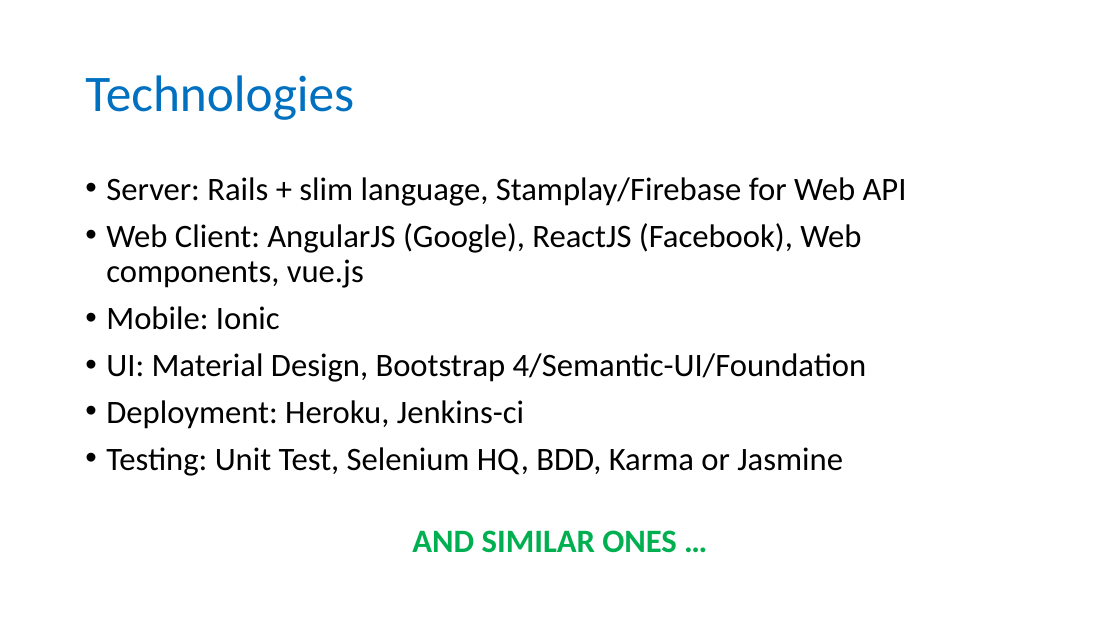
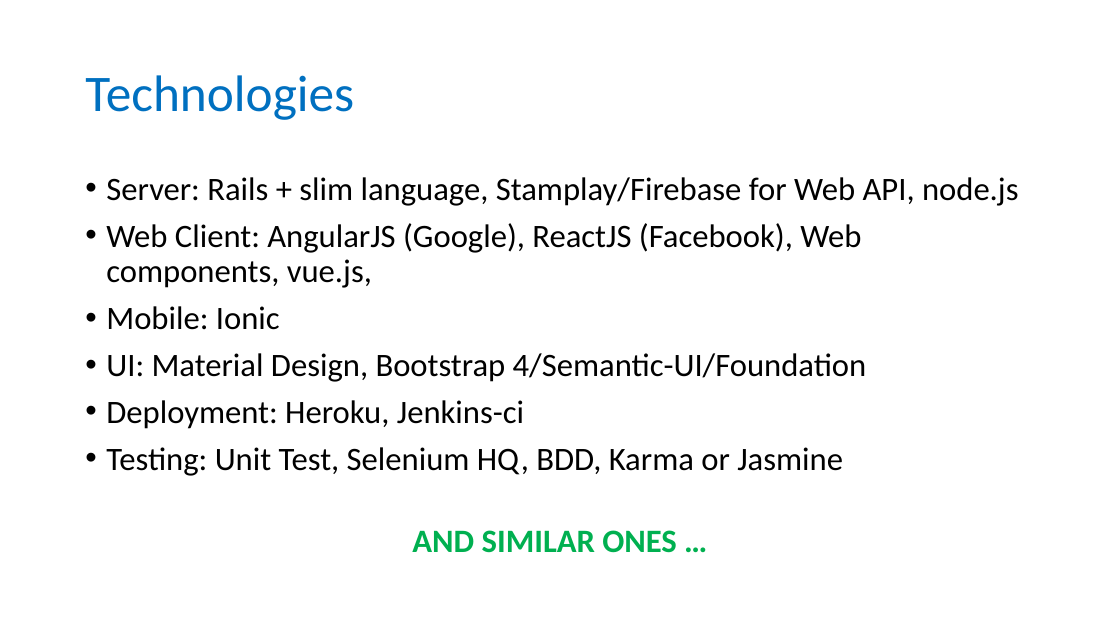
Before and after one commit to gitter-badger/SE2015-1, a slide deck: slide 2 of Slide/SE-projects-2015.pptx. Drawn at 1120x630 pixels with LibreOffice and Linux fonts; fonts in the diff are those of the drawing. Boxes give left, top, right and bottom in pixels: in the first picture for what was removed or moved away, otherwise in the second. Text is boxed around its words. In the diff, an @@ line names an element or a change of style, - is before the commit and + after.

```diff
--- a/Slide/SE-projects-2015.pptx
+++ b/Slide/SE-projects-2015.pptx
@@ text at (x1=106, y1=177, x2=1019, y2=288): text changed @@
-• Server: Rails + slim language, Stamplay/Firebase for Web API
-• Web Client: AngularJS (Google), ReactJS (Facebook), Web components, vue.js
+• Server: Rails + slim language, Stamplay/Firebase for Web API, node.js
+• Web Client: AngularJS (Google), ReactJS (Facebook), Web components, vue.js,
```
Also in this commit, not shown: 8 other files.
